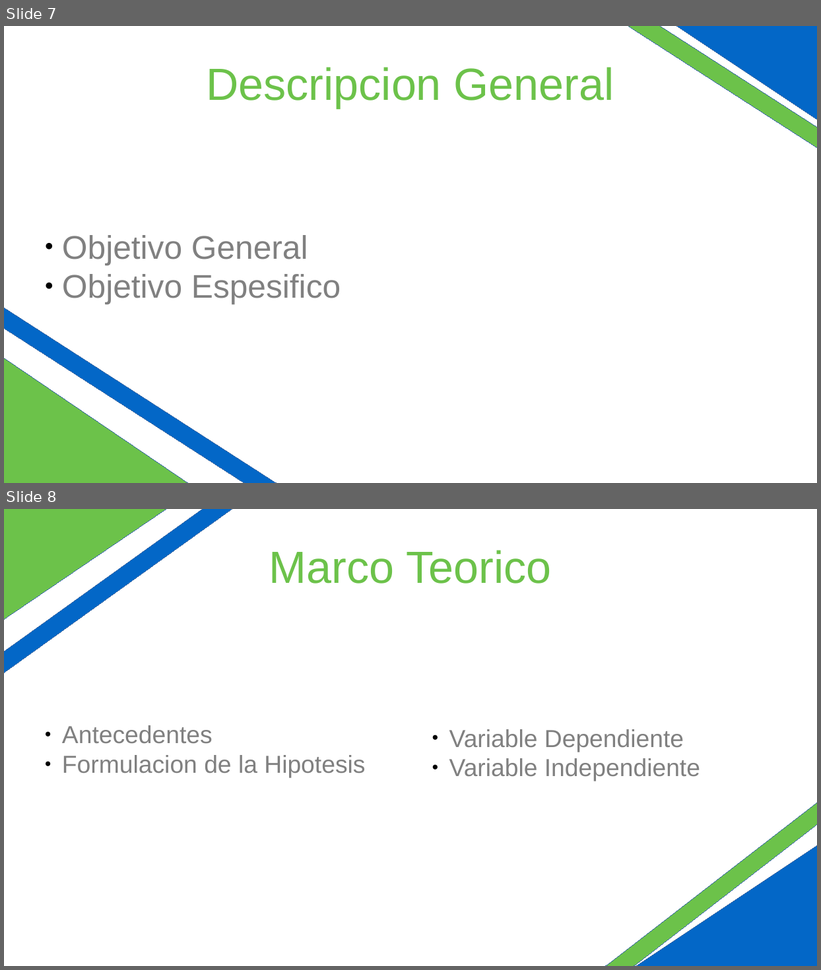
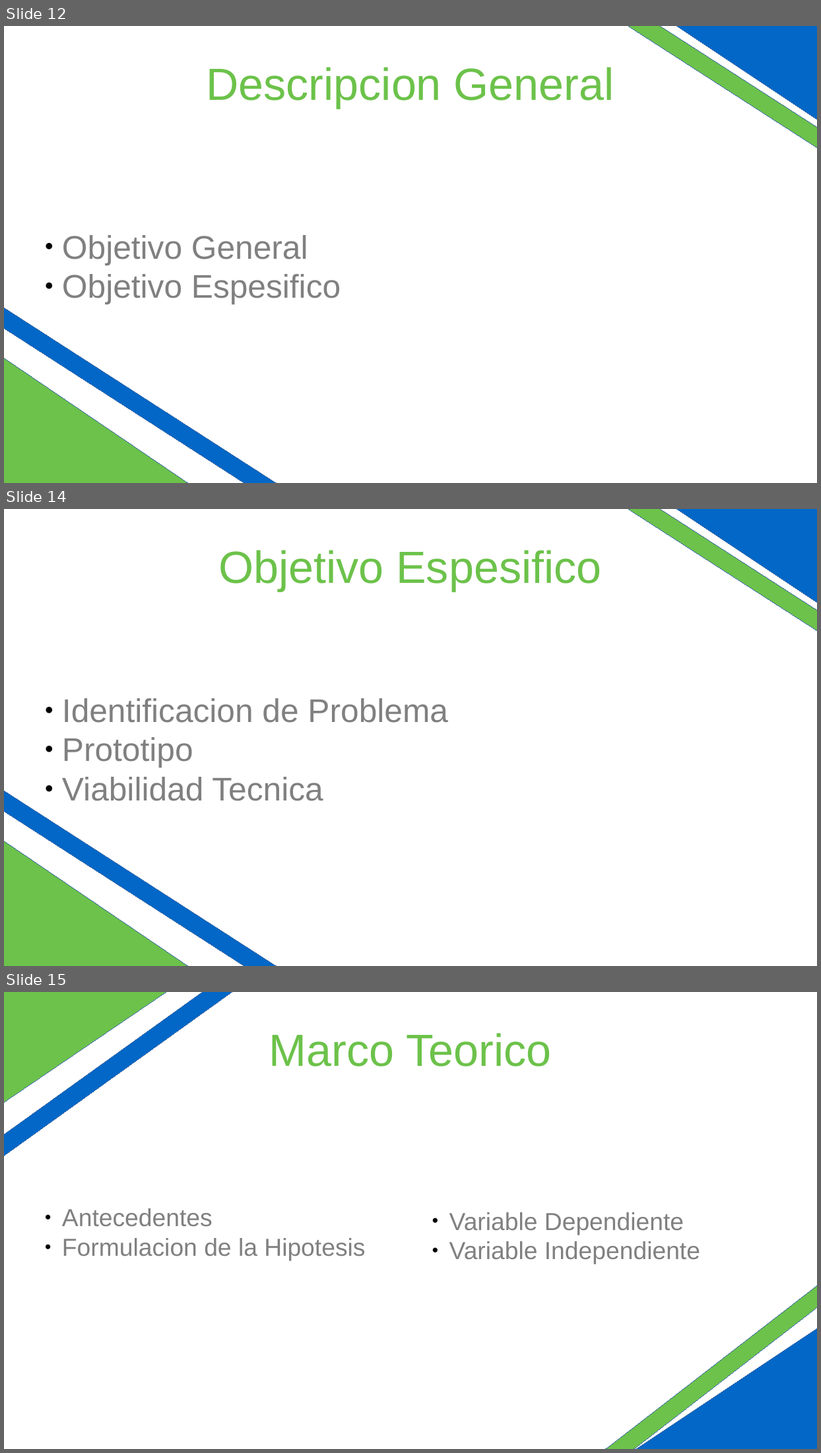
Before and after one commit to klbsoft/OptiVia, a slide deck: docs/Presentation_Ready.odp. Shown one above the other, each under a label of ours: slides 7 and 8 before the commit, slides 12, 14 and 15 after it; the slides between them are not shown. The pictures are 821x970 and 821x1453 pixels, drawn with LibreOffice and Linux fonts; fonts in the diff are those of the drawing. Boxes give left, top, right and bottom in pixels: in the first picture for what was removed or moved away, otherwise in the second. Text is boxed around its words. In the diff, an @@ line names an element or a change of style, - is before the commit and + after.

```diff
--- a/docs/Presentation_Ready.odp
+++ b/docs/Presentation_Ready.odp
@@ slide 14 added at (4,509,817,966), background #FFFFFF @@
@@ rectangle added at (492,509,817,749), fill #6CC24A, outline #3465A4 0 pt @@
@@ diamond added at (649,509,817,620), fill #0367C7, outline #3465A4 0 pt @@
@@ title added at (218,550,602,591), 44 pt, text #6CC24A @@
+Objetivo Espesifico
@@ rectangle added at (4,702,375,966), fill #0367C7, outline #3465A4 0 pt @@
@@ subtitle added at (62,698,448,801), 32 pt, text #808080 @@
+● Identificacion de Problema
+● Prototipo
+● Viabilidad Tecnica
@@ diamond added at (4,823,207,966), fill #6CC24A, outline #3465A4 0 pt @@
@@ what was slide 7 is now slide 12 @@
@@ what was slide 8 is now slide 15 @@
```
Also in this commit, not shown: 5 slides changed, 12 other slides added, 3 slides removed, 6 other files.
